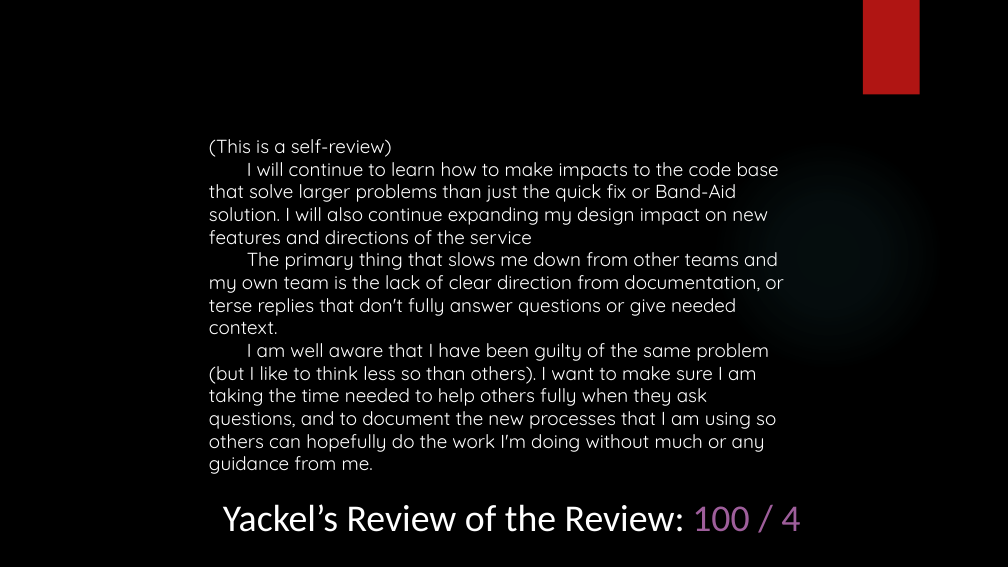
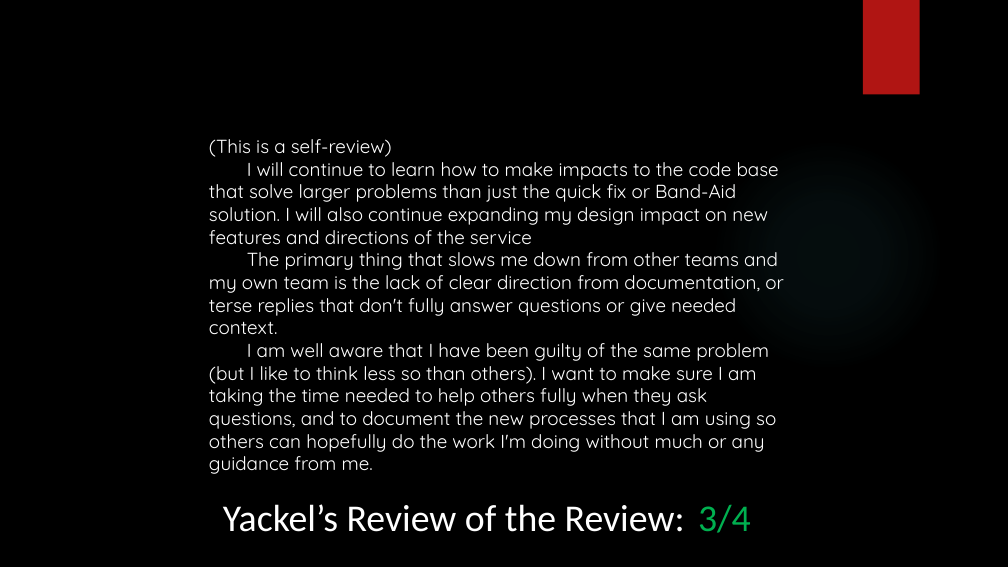
Before and after one commit to spazard1/softwareprocess2025, a slide deck: slide 12 of files/5 performance reviews.pptx. Drawn at 1008x567 pixels with LibreOffice and Linux fonts; fonts in the diff are those of the drawing; background and template pictures are left out. Boxes give left, top, right and bottom in pixels: in the first picture for what was removed or moved away, otherwise in the second. Text is boxed around its words. In the diff, an @@ line names an element or a change of style, - is before the commit and + after.

```diff
--- a/files/5 performance reviews.pptx
+++ b/files/5 performance reviews.pptx
@@ text at (698, 504, 751, 533): text changed; text colour #9E5E9B to #00B050 @@
-100 / 4
+3/4
```
Also in this commit, not shown: 1 other slide changed, 1 other file.
